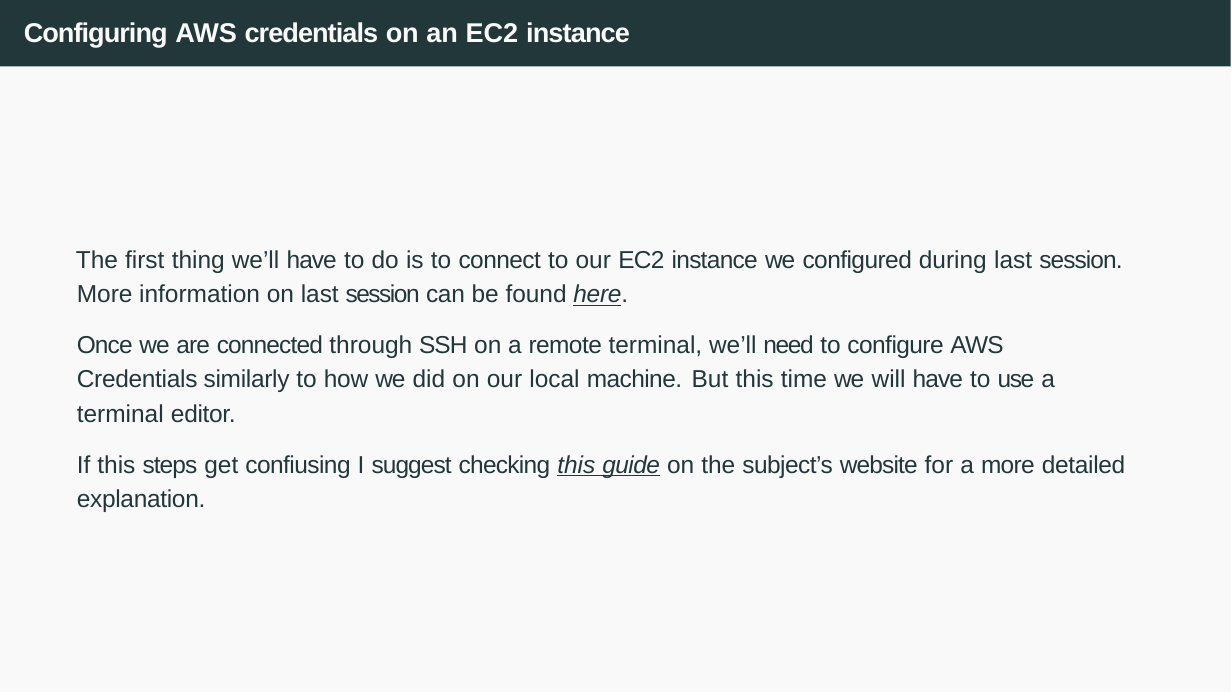
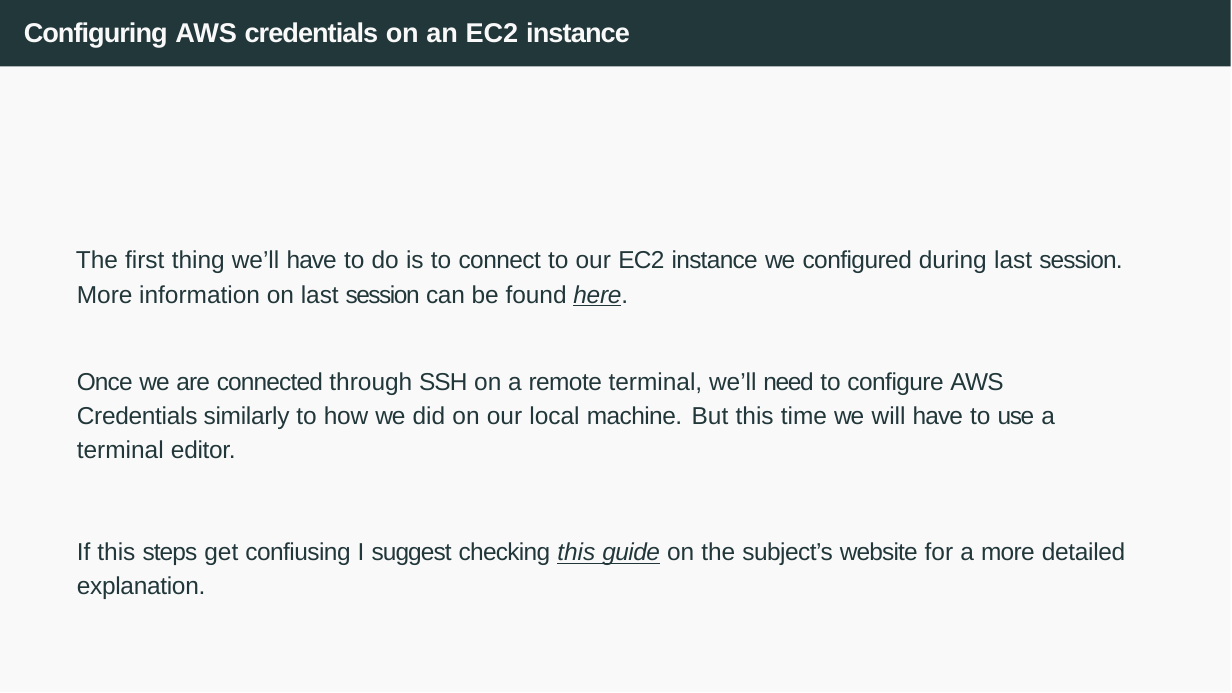
Before and after one commit to joanpaucm/HPDCB, a slide deck: slide 33 of src/slides/Session 4 - AWS S3-2026.pptx. Drawn at 1232x693 pixels with LibreOffice and Linux fonts; fonts in the diff are those of the drawing. Boxes give left, top, right and bottom in pixels: in the first picture for what was removed or moved away, otherwise in the second. Text is boxed around its words. In the diff, an @@ line names an element or a change of style, - is before the commit and + after.

```diff
--- a/src/slides/Session 4 - AWS S3-2026.pptx
+++ b/src/slides/Session 4 - AWS S3-2026.pptx
@@ text "The first thing we’ll have ..." rewrapped from [76,250,1126,478] to [76,250,1126,565] @@
```
Also in this commit, not shown: 1 other file.
